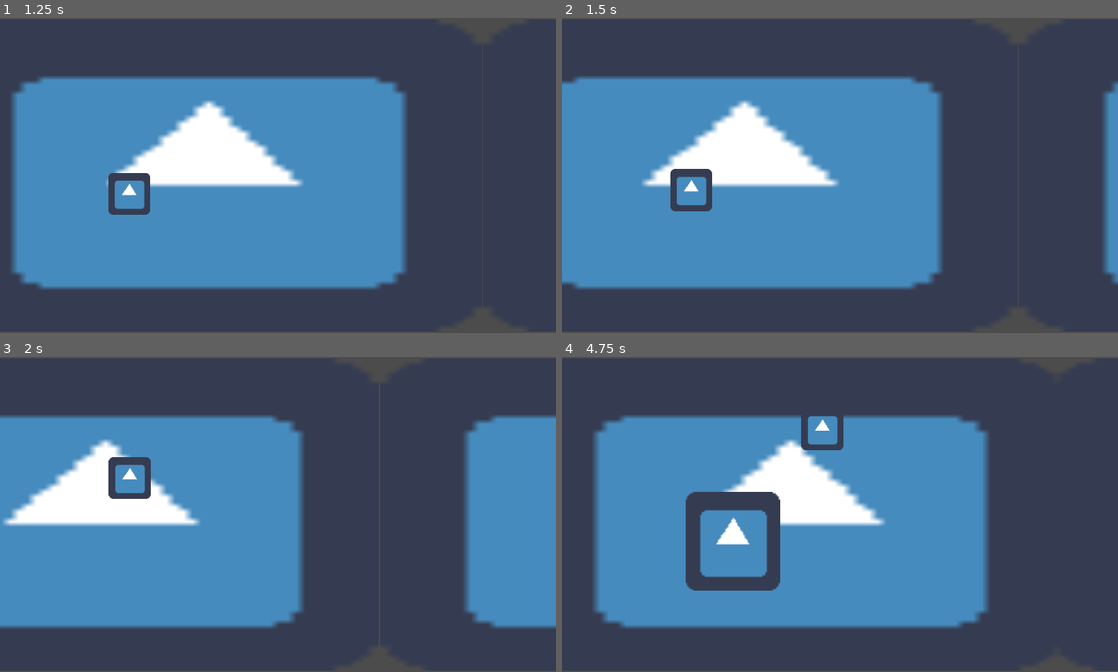
Above: before the commit, frames 1-4 (two rows, left to right).
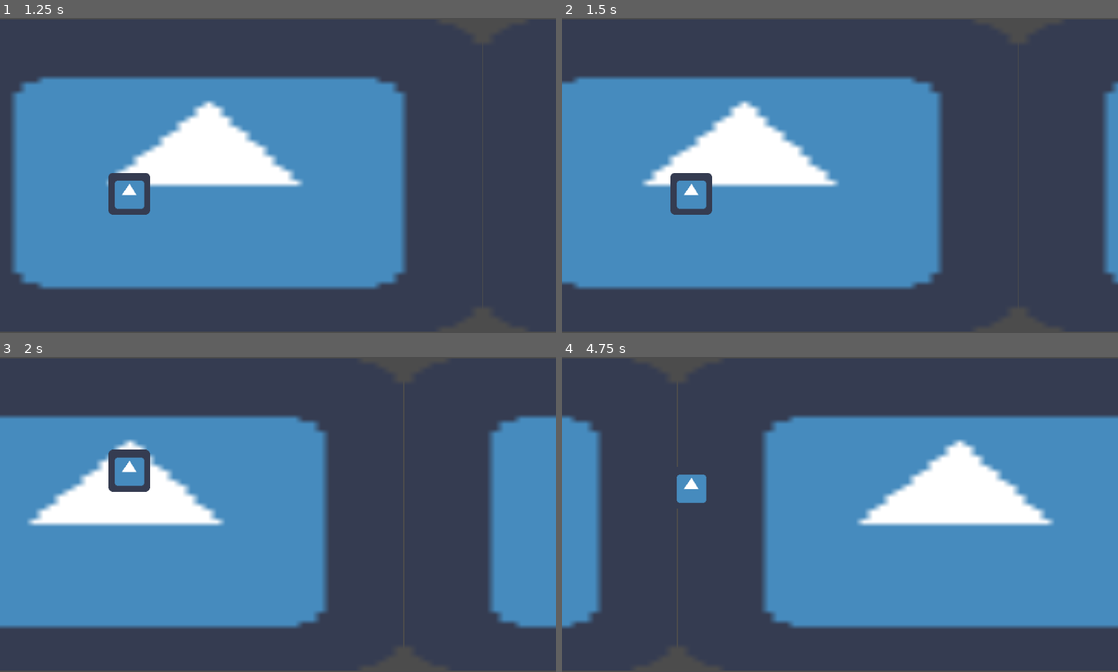
Above: after the commit, the same moments.

Repository: arthurnog/carameloProject
Game: Godot game, scene res://src/scene/GAME.tscn
The game is run twice, just before and just after one commit, with the same random seed, the same clock (stepped at 60 frames per second) and the same inputs. The engine's default icon, where the game draws it, is replaced by a stand-in: a white triangle on a blue panel in a dark square.
Inputs (mouse positions are in pixels of both pictures, inside the frame that each line leads up to):
- Up to frame 1 (1.25 s): tap Enter at 0.5 s; move the mouse to (400, 159) at 0.52 s; press the mouse at (400, 159) at 0.53 s
- Up to frame 2 (1.5 s): move the mouse to (728, 191) at 1.27 s; release the mouse at (728, 191) at 1.28 s; click (728, 191) at 1.35 s
- Up to frame 3 (2 s): no input
- Up to frame 4 (4.75 s): move the mouse to (895, 445) at 2.02 s; press the mouse at (895, 445) at 2.03 s; move the mouse to (812, 577) at 2.77 s; release the mouse at (812, 577) at 2.78 s; click (812, 577) at 2.85 s; move the mouse to (1006, 561) at 3.52 s; press the mouse at (1006, 561) at 3.53 s; move the mouse to (673, 467) at 4.27 s; release the mouse at (673, 467) at 4.28 s; click (673, 467) at 4.35 s

Frame 1 is identical in both runs. In frame 2, 0.4% of the frame differs, in the area x 19-27%, y 47-63%; in frame 3, 11%; in frame 4, 47%, in the area x 0-100%, y 18-87%.

Commit message:
movimentation bugs fixed

Diff:
--- a/src/scene/GAME.tscn
+++ b/src/scene/GAME.tscn
@@ -24,18 +24,18 @@
 script = ExtResource( 7 )
 
 [node name="TimerI" type="Timer" parent="itens"]
-wait_time = 25.0
+wait_time = 15.0
 
 [node name="obstaculos" type="Node" parent="."]
 script = ExtResource( 5 )
 
 [node name="TimerO" type="Timer" parent="obstaculos"]
-wait_time = 10.0
+wait_time = 6.0
 [connection signal="START" from="." to="dog" method="_on_GAME_START"]
+[connection signal="START" from="." to="dogMal" method="_on_GAME_START"]
 [connection signal="START" from="." to="cenario" method="_on_GAME_START"]
-[connection signal="START" from="." to="dogMal" method="_on_GAME_START"]
+[connection signal="START" from="." to="itens" method="_on_GAME_START"]
 [connection signal="START" from="." to="obstaculos" method="_on_GAME_START"]
-[connection signal="START" from="." to="itens" method="_on_GAME_START"]
 [connection signal="cool" from="dogMal" to="dog" method="_on_dogMal_cool"]
 [connection signal="cool" from="dogMal" to="cenario" method="_on_dogMal_cool"]
 [connection signal="fear" from="dogMal" to="dog" method="_on_dogMal_fear"]
--- a/src/scene/dog.tscn
+++ b/src/scene/dog.tscn
@@ -15,14 +15,14 @@
 "name": "fear",
 "speed": 5.0
 }, {
+"frames": [  ],
+"loop": true,
+"name": "die",
+"speed": 5.0
+}, {
 "frames": [ ExtResource( 1 ) ],
 "loop": true,
 "name": "run",
-"speed": 5.0
-}, {
-"frames": [  ],
-"loop": true,
-"name": "die",
 "speed": 5.0
 } ]
 
@@ -55,6 +55,6 @@
 disabled = true
 
 [node name="Tween" type="Tween" parent="."]
-[connection signal="area_entered" from="Area2D" to="." method="_on_Area2D_area_entered"]
+[connection signal="body_entered" from="Area2D" to="." method="_on_Area2D_body_entered"]
 [connection signal="area_entered" from="Area2D2" to="." method="_on_Area2D_area_entered"]
 [connection signal="tween_completed" from="Tween" to="." method="_on_Tween_tween_completed"]
--- a/src/script/dog.gd
+++ b/src/script/dog.gd
@@ -3,32 +3,30 @@
 export (int) var life = 3
 var itens = 0
 
-var Vitor = false
+var jump = false #variavel que diz se o dog puouy ou não
+onready var startY = position.y #valor inicial de y do dog
+
 
 func _ready():
 	pass # Replace with function body.
 
 
-func _on_Area2D_area_entered(area):
-	if is_in_group("obstacle"):
-		life += -1
-	elif is_in_group("item"):
-		itens += 1
+
 
 
 func _physics_process(delta):
 	if Input.is_action_just_pressed("click"):
-		yield(get_tree().create_timer(.1), "timeout")
+		yield(get_tree().create_timer(.2), "timeout")
 		if Input.is_action_pressed("click"):
 			$Area2D2/CollisionShape2D2.disabled = false
 			$Area2D/CollisionShape2D.disabled = true
 			#animação agachar
 
 		else:
-			if not Vitor:
-				$Tween.interpolate_property(self, "position:y", position.y, position.y-100, 2, Tween.TRANS_EXPO, Tween.EASE_OUT)
+			if not jump:
+				$Tween.interpolate_property(self, "position:y", position.y, position.y-100, 1, Tween.TRANS_EXPO, Tween.EASE_OUT)
 				$Tween.start()
-				Vitor = true
+				jump = true
 			pass
 	elif Input.is_action_just_released("click"):
 		if $Area2D2/CollisionShape2D2.disabled == false:
@@ -39,14 +37,14 @@
 func _on_dogMal_cool():
 	#ativa o twen e o dog volta pra posição original
 	#animação dog de boa
-	$Tween.interpolate_property(self, "position:x", position.x, position.x-200, 2, Tween.TRANS_EXPO, Tween.EASE_IN)
+	$Tween.interpolate_property(self, "position:x", position.x, position.x-200, 1, Tween.TRANS_EXPO, Tween.EASE_IN)
 	$Tween.start()
 	pass # Replace with function body.
 
 
 func _on_dogMal_fear():
 	#doguinho vai para frente com medo (animação medo)
-	$Tween.interpolate_property(self, "position:x", position.x, position.x+200, 2, Tween.TRANS_EXPO, Tween.EASE_IN)
+	$Tween.interpolate_property(self, "position:x", position.x, position.x+200, 1, Tween.TRANS_EXPO, Tween.EASE_IN)
 	$Tween.start()
 	pass # Replace with function body.
 
@@ -58,9 +56,17 @@
 
 func _on_Tween_tween_completed(object, key):
 	if object == self and key == ":position:y":
-		if Vitor:
-			$Tween.interpolate_property(self, "position:y", position.y, position.y+100, 2, Tween.TRANS_EXPO, Tween.EASE_IN)
-			$Tween.start()
-			yield($Tween,"tween_completed")
-			Vitor = false
+		if jump:
+			if position.y < startY:
+				$Tween.interpolate_property(self, "position:y", position.y, position.y+100, 1, Tween.TRANS_EXPO, Tween.EASE_IN)
+				$Tween.start()
+				yield($Tween,"tween_completed")
+				jump = false
 	pass # Replace with function body.
+
+
+func _on_Area2D_body_entered(body):
+	if body.is_in_group("obstacle"):
+		life += -1
+	elif body.is_in_group("item"):
+		itens += 1
--- a/src/script/dogMal.gd
+++ b/src/script/dogMal.gd
@@ -7,7 +7,7 @@
 # Called when the node enters the scene tree for the first time.
 func _ready():
 	randomize()
-	var tempo = (((randi()%5) +1)/5)*20
+	var tempo = rand_range(10,20)
 	$Timer0.wait_time = tempo
 	pass # Replace with function body.
 
@@ -21,7 +21,7 @@
 	$Timer1.start()
 	#set timer0
 	randomize()
-	var tempo = (((randi()%5) +1)/5)*20
+	var tempo = rand_range(10,20)
 	$Timer0.wait_time = tempo
 	pass # Replace with function body.
 
